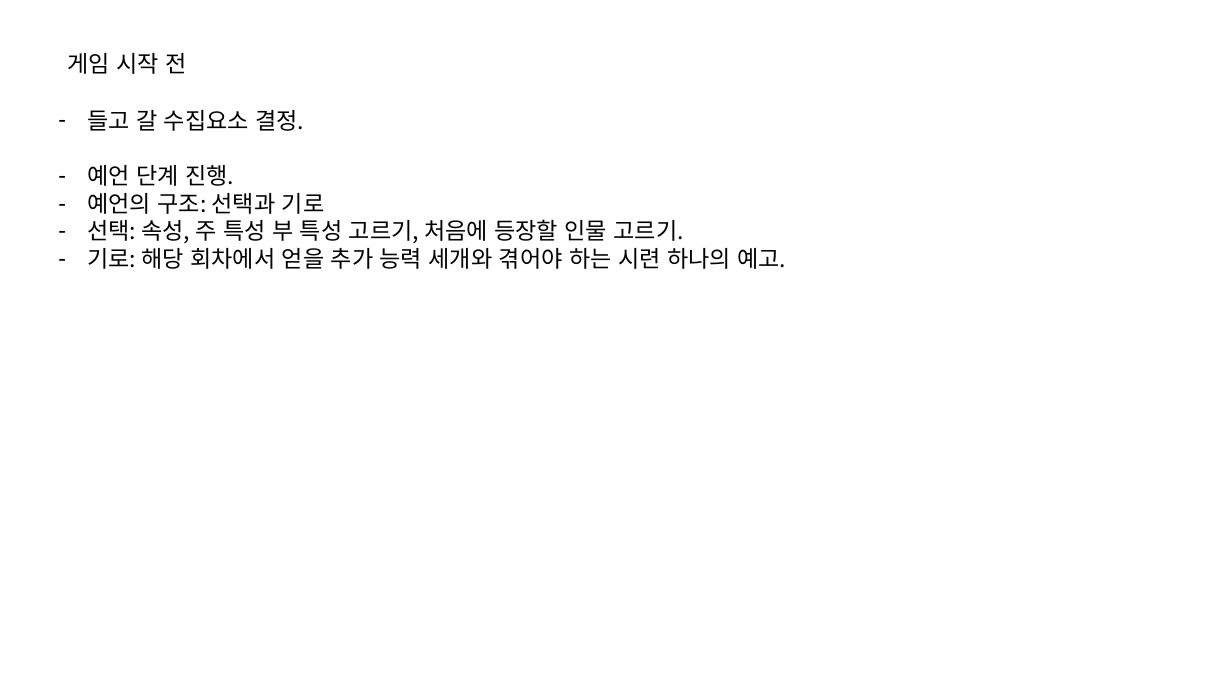
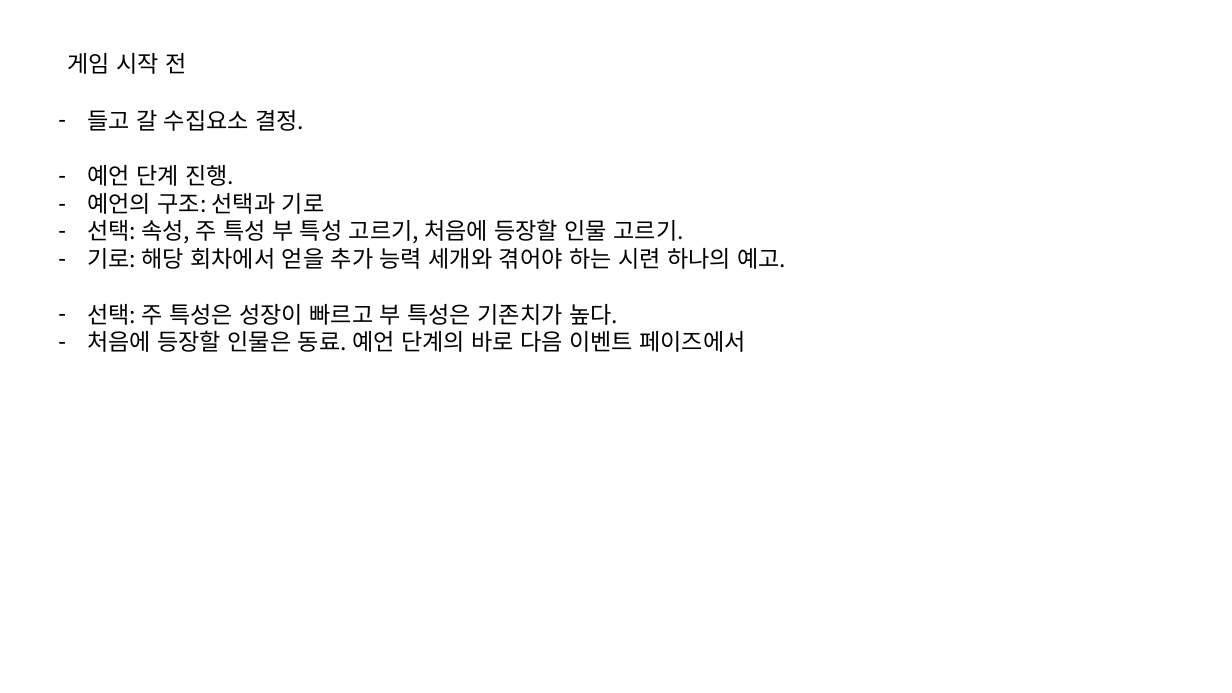
Before and after one commit to IdfKLeh/capstone, a slide deck: slide 3 of 플롯.pptx (slide 2 before the commit). Drawn at 1232x693 pixels with LibreOffice and Linux fonts; fonts in the diff are those of the drawing. Boxes give left, top, right and bottom in pixels: in the first picture for what was removed or moved away, otherwise in the second. Text is boxed around its words. In the diff, an @@ line names an element or a change of style, - is before the commit and + after.

```diff
--- a/플롯.pptx
+++ b/플롯.pptx
@@ text at [87,304,745,352]: paragraphs added @@
+– 선택: 주 특성은 성장이 빠르고 부 특성은 기존치가 높다.
+– 처음에 등장할 인물은 동료. 예언 단계의 바로 다음 이벤트 페이즈에서
```
Also in this commit, not shown: 1 slide added, 8 other files.
